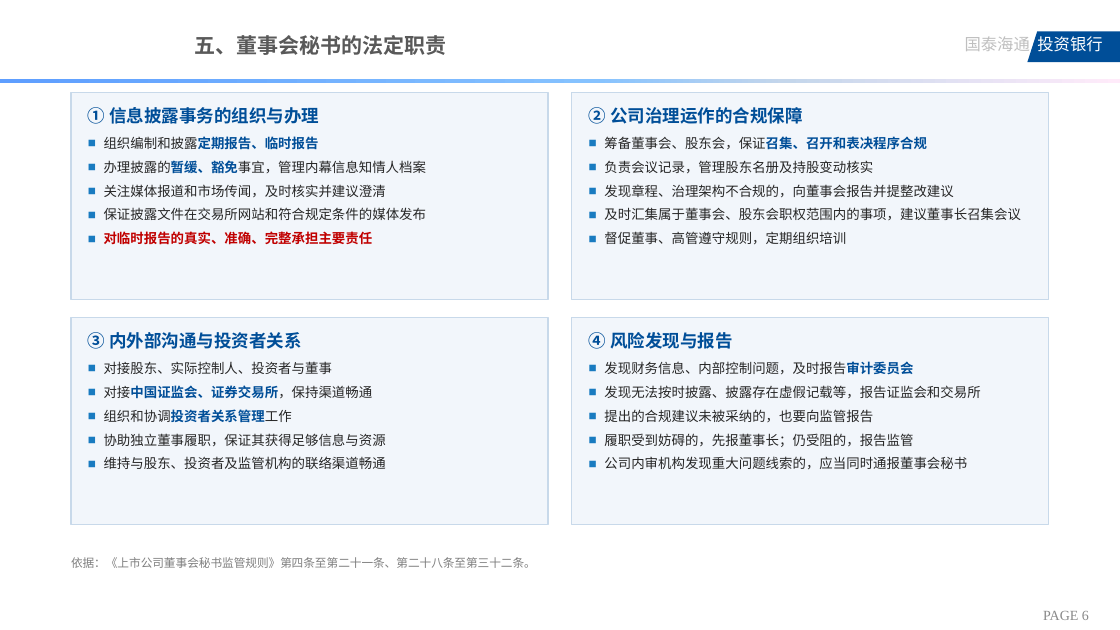
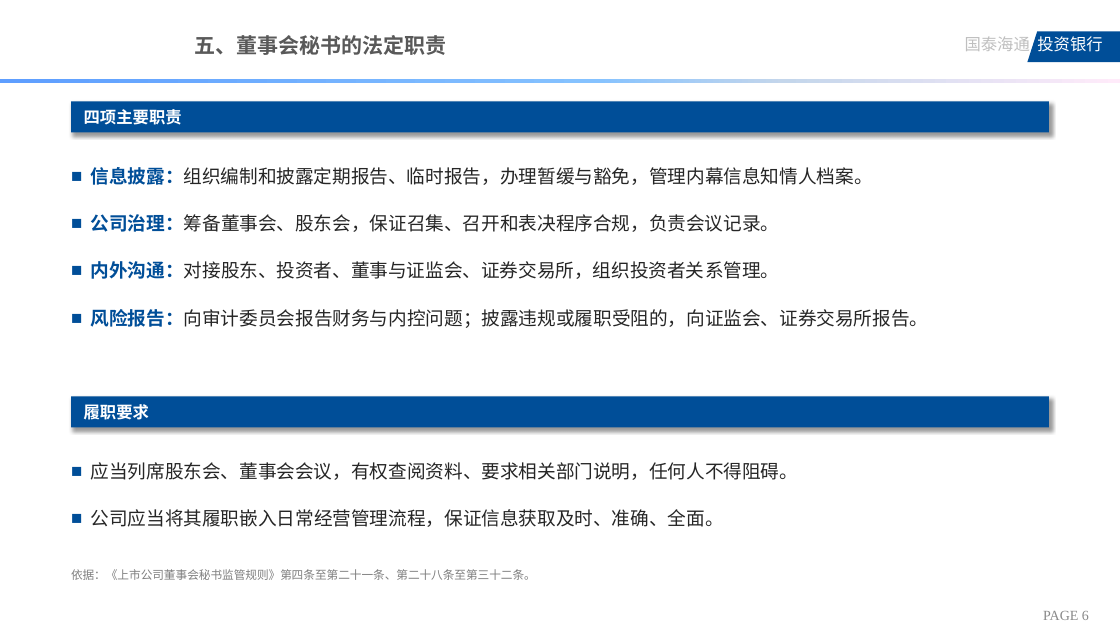
Before and after one commit to xid013-ux/JXD, a slide deck: slide 6 of output/上市公司董事会秘书选聘指引.pptx. Drawn at 1120x630 pixels with LibreOffice and Linux fonts; fonts in the diff are those of the drawing; background and template pictures are left out. Boxes give left, top, right and bottom in pixels: in the first picture for what was removed or moved away, otherwise in the second. Text is boxed around its words. In the diff, an @@ line names an element or a change of style, - is before the commit and + after.

```diff
--- a/output/上市公司董事会秘书选聘指引.pptx
+++ b/output/上市公司董事会秘书选聘指引.pptx
@@ rectangle "四项主要职责": place and size @@
-rectangle "四项主要职责" at bbox=[71, 92, 549, 299]
+rectangle "四项主要职责" at bbox=[71, 102, 1049, 133]
@@ rectangle "四项主要职责" at bbox=[71, 102, 1049, 133]: vertical alignment top to middle; fill #F2F6FB to #004E98; outline #C8D9EA 1 pt to none; shadow on @@
@@ text in rectangle at bbox=[84, 109, 182, 125]: text changed; size 11.5 to 14 pt; text colour #262626 to #FFFFFF; bold on @@
-① 信息披露事务的组织与办理
-■ 组织编制和披露定期报告、临时报告
-■ 办理披露的暂缓、豁免事宜，管理内幕信息知情人档案
-■ 关注媒体报道和市场传闻，及时核实并建议澄清
-■ 保证披露文件在交易所网站和符合规定条件的媒体发布
-■ 对临时报告的真实、准确、完整承担主要责任
+四项主要职责
@@ text "信息披露：组织编制和披露定期报告、临时报告，办理暂缓与豁免，管理内幕信息知情人档案。": place and size @@
-text "信息披露：组织编制和披露定期报告、临时报告，办理暂缓与豁免，管理内幕信息知情人档案。" at bbox=[572, 92, 1049, 299]
+text "信息披露：组织编制和披露定期报告、临时报告，办理暂缓与豁免，管理内幕信息知情人档案。" at bbox=[91, 167, 929, 328]
@@ text "信息披露：组织编制和披露定期报告、临时报告，办理暂缓与豁免，管理内幕信息知情人档案。" at bbox=[91, 167, 929, 328]: fill #F2F6FB to none; outline #C8D9EA 1 pt to none @@
@@ text at bbox=[91, 167, 929, 328]: text changed; size 11.5 to 16 pt @@
-② 公司治理运作的合规保障
-■ 筹备董事会、股东会，保证召集、召开和表决程序合规
-■ 负责会议记录，管理股东名册及持股变动核实
-■ 发现章程、治理架构不合规的，向董事会报告并提整改建议
-■ 及时汇集属于董事会、股东会职权范围内的事项，建议董事长召集会议
-■ 督促董事、高管遵守规则，定期组织培训
+■ 信息披露：组织编制和披露定期报告、临时报告，办理暂缓与豁免，管理内幕信息知情人档案。
+■ 公司治理：筹备董事会、股东会，保证召集、召开和表决程序合规，负责会议记录。
+■ 内外沟通：对接股东、投资者、董事与证监会、证券交易所，组织投资者关系管理。
+■ 风险报告：向审计委员会报告财务与内控问题；披露违规或履职受阻的，向证监会、证券交易所报告。
@@ rectangle removed at bbox=[572, 318, 1049, 524] @@
-④ 风险发现与报告
-■ 发现财务信息、内部控制问题，及时报告审计委员会
-■ 发现无法按时披露、披露存在虚假记载等，报告证监会和交易所
-■ 提出的合规建议未被采纳的，也要向监管报告
-■ 履职受到妨碍的，先报董事长；仍受阻的，报告监管
-■ 公司内审机构发现重大问题线索的，应当同时通报董事会秘书
@@ rectangle "履职要求" at bbox=[71, 397, 1049, 428]: vertical alignment top to middle; fill #F2F6FB to #004E98; outline #C8D9EA 1 pt to none; shadow on @@
@@ rectangle "履职要求": place and size @@
-rectangle "履职要求" at bbox=[71, 318, 549, 524]
+rectangle "履职要求" at bbox=[71, 397, 1049, 428]
@@ text in rectangle at bbox=[84, 404, 149, 420]: text changed; size 11.5 to 14 pt; text colour #262626 to #FFFFFF; bold on @@
-③ 内外部沟通与投资者关系
-■ 对接股东、实际控制人、投资者与董事
-■ 对接中国证监会、证券交易所，保持渠道畅通
-■ 组织和协调投资者关系管理工作
-■ 协助独立董事履职，保证其获得足够信息与资源
-■ 维持与股东、投资者及监管机构的联络渠道畅通
+履职要求
@@ text added at bbox=[91, 462, 799, 527], 16 pt, text #262626 @@
+■ 应当列席股东会、董事会会议，有权查阅资料、要求相关部门说明，任何人不得阻碍。
+■ 公司应当将其履职嵌入日常经营管理流程，保证信息获取及时、准确、全面。
@@ text "依据：《上市公司董事会秘书监管规则》第四条至第二十一条、第二十八条至第三十二条。": place and size @@
-text "依据：《上市公司董事会秘书监管规则》第四条至第二十一条、第二十八条至第三十二条。" at bbox=[71, 557, 536, 568]
+text "依据：《上市公司董事会秘书监管规则》第四条至第二十一条、第二十八条至第三十二条。" at bbox=[71, 569, 536, 580]
```
Also in this commit, not shown: 6 other slides changed.
